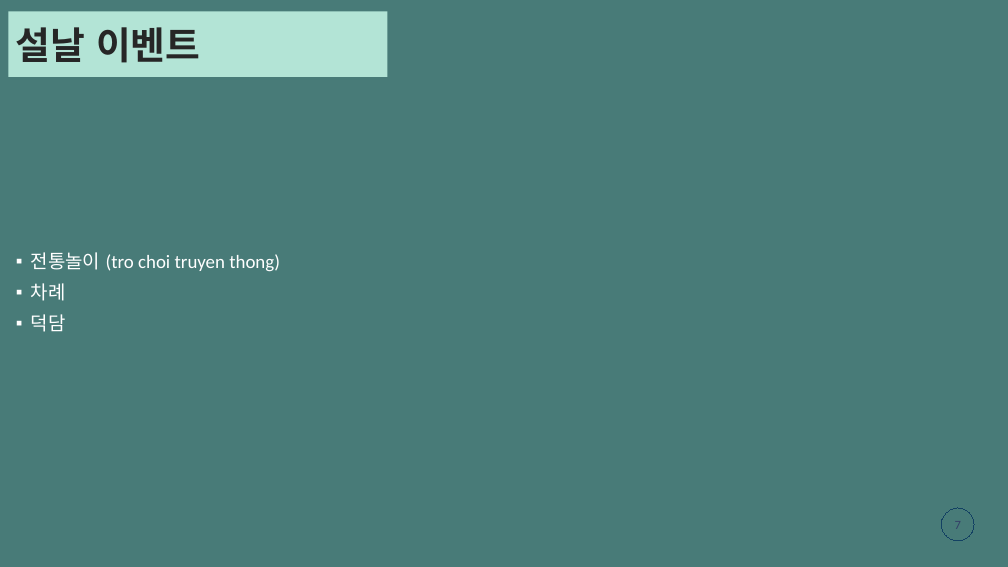
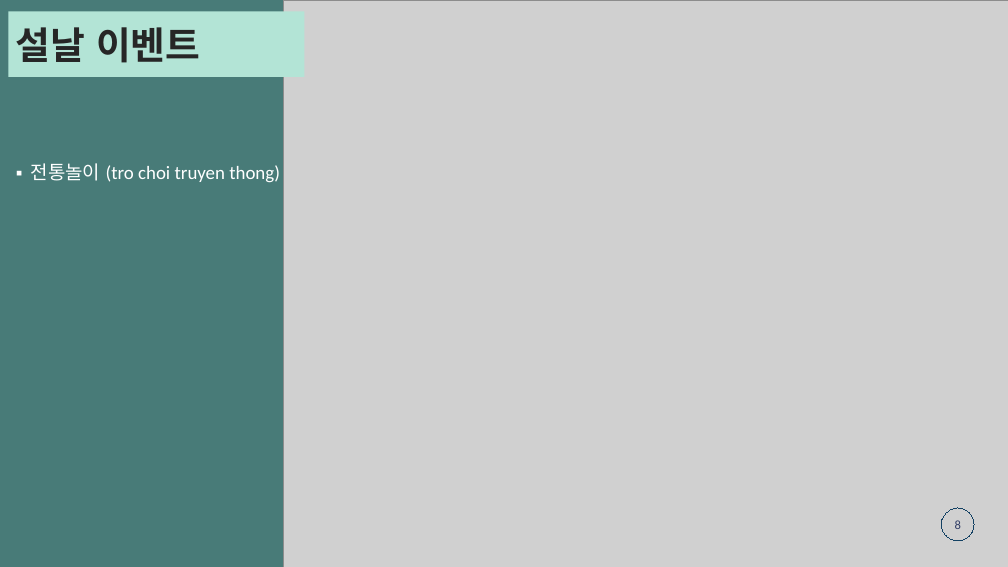
Before and after one commit to gemmanguen/Tetholidays, a slide deck: slide 8 of mducng_VN-KR.pptx (slide 7 before the commit). Drawn at 1008x567 pixels with LibreOffice and Linux fonts; fonts in the diff are those of the drawing; grey boxes stand for pictures. Boxes give left, top, right and bottom in pixels: in the first picture for what was removed or moved away, otherwise in the second. Text is boxed around its words. In the diff, an @@ line names an element or a change of style, - is before the commit and + after.

```diff
--- a/mducng_VN-KR.pptx
+++ b/mducng_VN-KR.pptx
@@ rectangle "설날 이벤트": place and size @@
-rectangle "설날 이벤트" at (8,11,387,77)
+rectangle "설날 이벤트" at (8,11,305,77)
@@ picture added at (284,0,1008,567) @@
@@ text at (31,283,66,332): paragraphs removed @@
-▪ 차례
-▪ 덕담
@@ page number at (955,520,961,529): text changed @@
-7
+8
```
Also in this commit, not shown: 5 other slides changed, 1 slide added, 4 slides removed.
